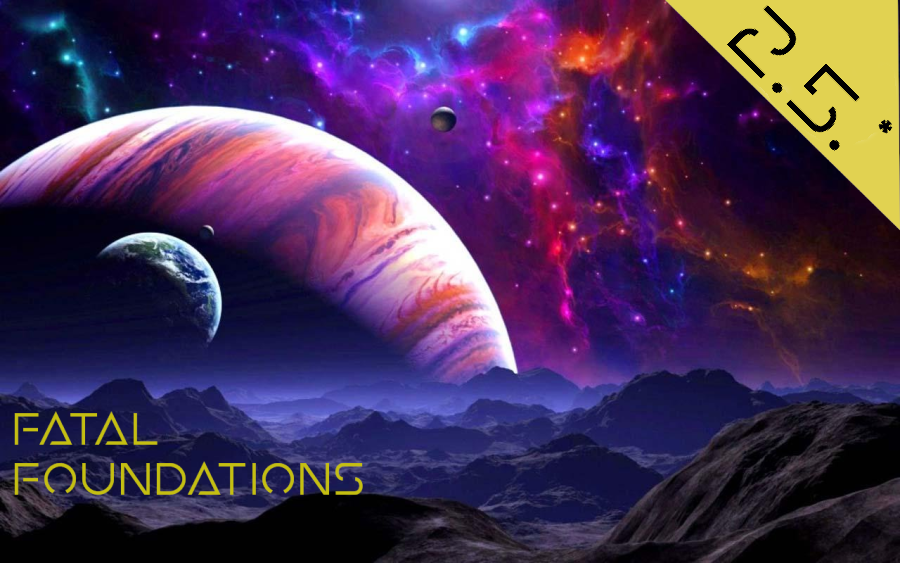
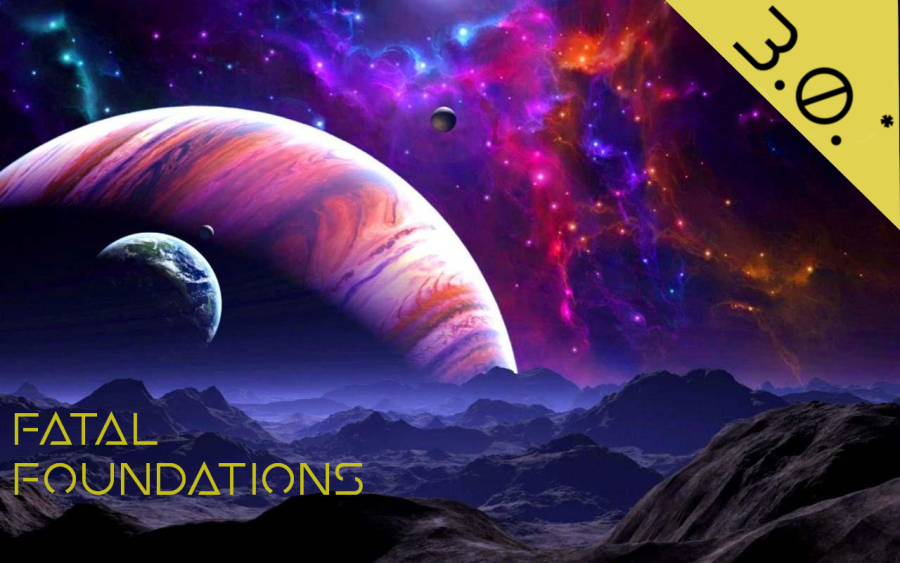
Layers edited between the first and the second 900px x 563px image:
renamed "2.5.*" to "3.0.*", painted on it over [727,4,895,151]
